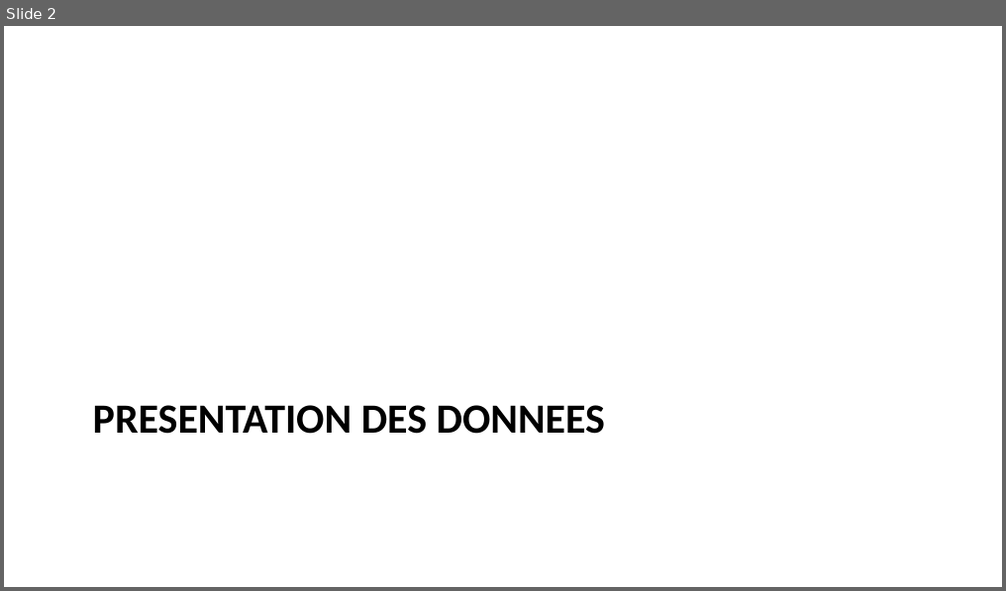
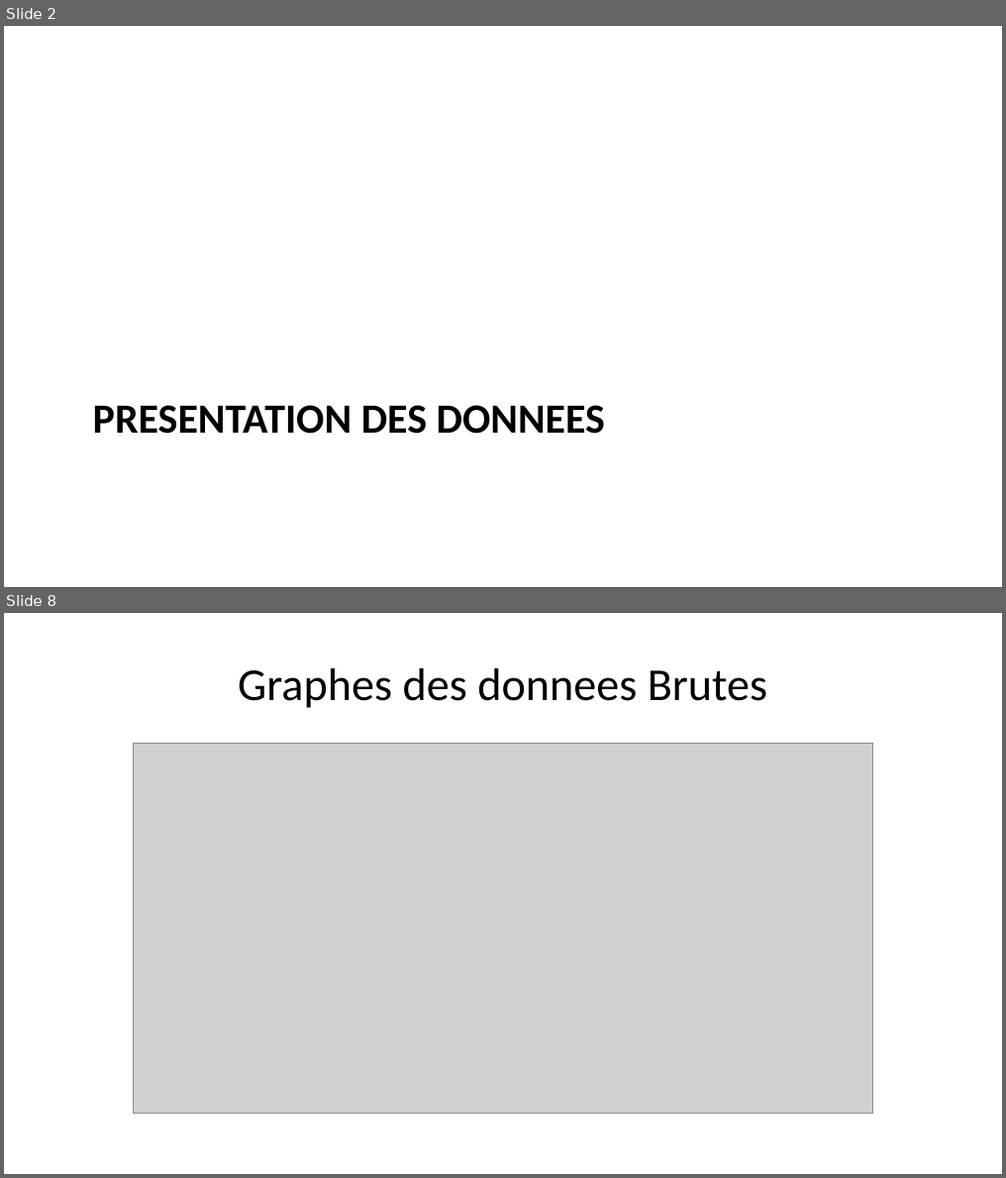
Before and after one commit to AD0791/Presentation_thesis, a slide deck: modele_presentation.pptx. Shown one above the other, each under a label of ours: slide 2 before the commit, slides 2 and 8 after it; the slides between them are not shown. The pictures are 1006x591 and 1006x1178 pixels, drawn with LibreOffice and Linux fonts; fonts in the diff are those of the drawing; grey boxes stand for pictures. Boxes give left, top, right and bottom in pixels: in the first picture for what was removed or moved away, otherwise in the second. Text is boxed around its words. In the diff, an @@ line names an element or a change of style, - is before the commit and + after.

```diff
--- a/modele_presentation.pptx
+++ b/modele_presentation.pptx
@@ slide 8 added at <box>4,613,1002,1174</box>, background #FFFFFF @@
@@ title added at <box>238,668,767,708</box>, 33 pt, text #000000 @@
+Graphes des donnees Brutes
@@ picture added at <box>133,744,873,1114</box> @@
```
Also in this commit, not shown: 1 slide changed, 5 other slides added, 3 slides removed, 2 other files.
